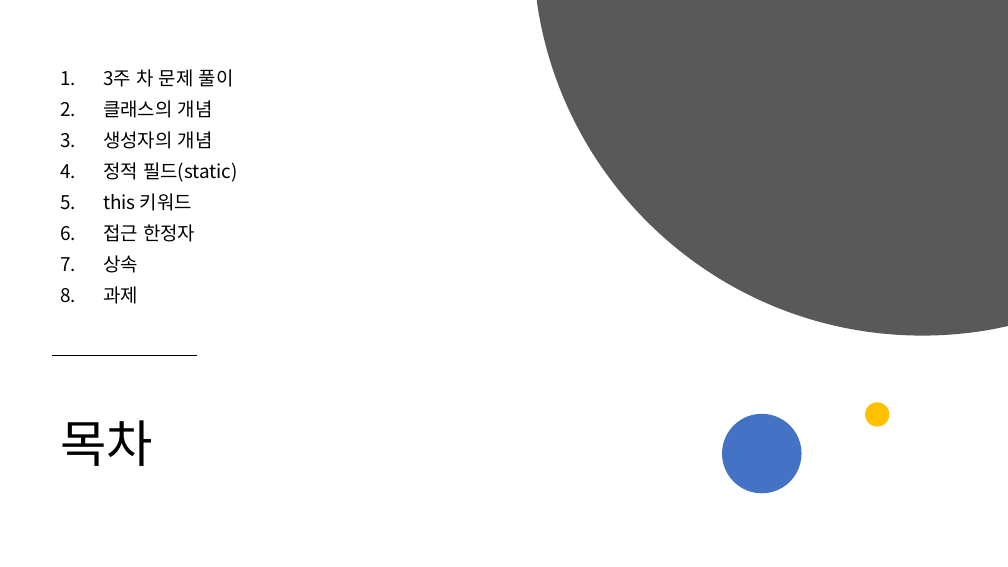
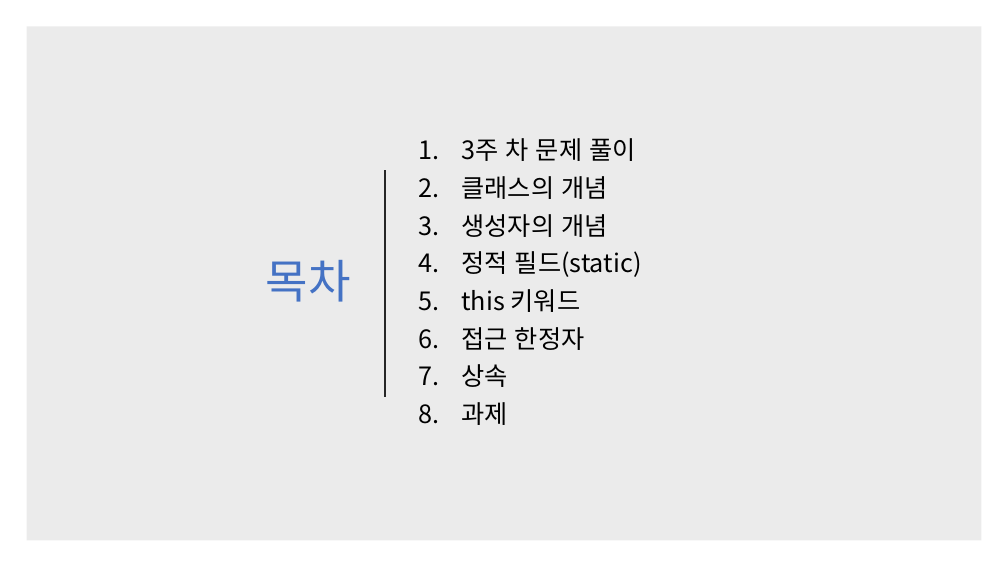
Before and after one commit to kjh99660/Study_powerpoint, a slide deck: slide 2 of c# 스터디 4주 차.pptx. Drawn at 1008x567 pixels with LibreOffice and Linux fonts; fonts in the diff are those of the drawing. Boxes give left, top, right and bottom in pixels: in the first picture for what was removed or moved away, otherwise in the second. Text is boxed around its words. In the diff, an @@ line names an element or a change of style, - is before the commit and + after.

```diff
--- a/c# 스터디 4주 차.pptx
+++ b/c# 스터디 4주 차.pptx
@@ rectangle added at box(26, 26, 982, 541), fill #000000 at 8% opacity @@
@@ freeform shape removed at box(537, 0, 1008, 336) @@
@@ title "목차": place and size @@
-title "목차" at box(60, 420, 153, 466)
+title "목차" at box(266, 260, 351, 302)
@@ title "목차" at box(266, 260, 351, 302): size 48 to 44 pt, text colour #000000 to #4472C4; alignment left to right @@
@@ text "3주 차 문제 풀이": place and size @@
-text "3주 차 문제 풀이" at box(103, 69, 238, 304)
+text "3주 차 문제 풀이" at box(461, 138, 642, 425)
@@ text "3주 차 문제 풀이" at box(461, 138, 642, 425): size 18 to 24 pt @@
@@ line added from (385, 170) to (385, 397), #262626 1.5 pt @@
@@ line removed from (53, 355) to (197, 355) @@
@@ ellipse removed at box(722, 414, 802, 493) @@
@@ ellipse removed at box(865, 402, 889, 426) @@
```
Also in this commit, not shown: 1 other slide changed, 7 other files.
